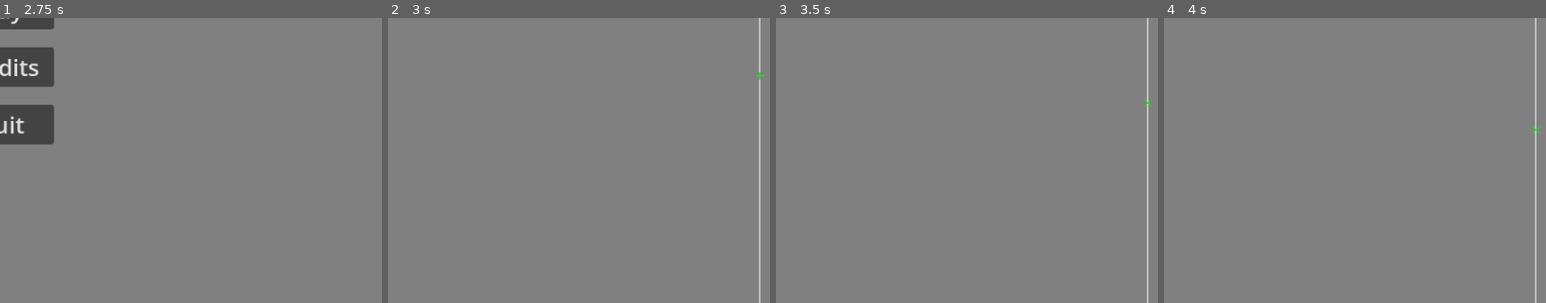
Above: before the commit, frames 1-4 (left to right).
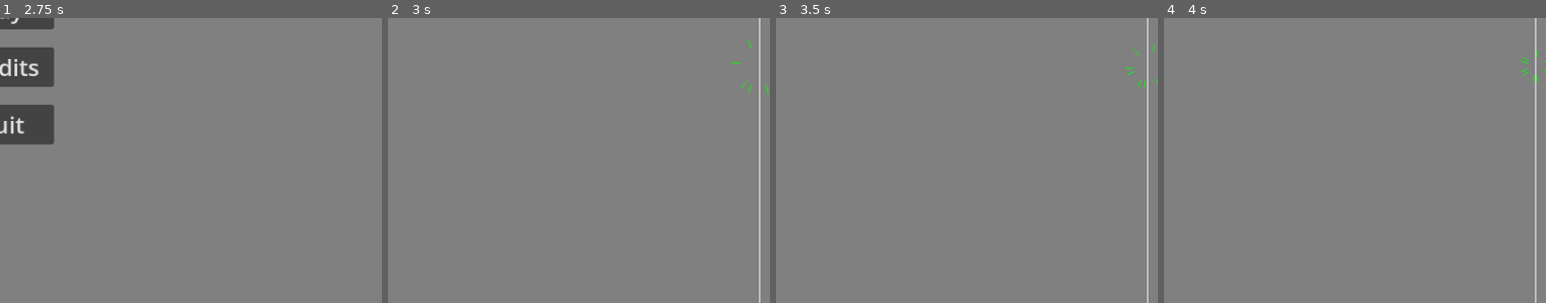
Above: after the commit, the same moments.

Repository: Habidakus/mirror-qix
Game: Godot game, scene res://Scenes/main.tscn
Two runs of this game, one before a commit and one after it. Both use one fixed random seed, a clock stepped at 60 frames per second and the inputs below.
Inputs (mouse positions are % of the whole screen's width and height, from its top left):
- Up to frame 1 (2.75 s): tap Enter at 0.5, 2 s; move the mouse to (72, 46) at 0.52 s; hold Right 0.53-1.28 s; click (72, 46) at 0.67 s; tap Space at 0.77, 1.25, 1.52 s; move the mouse to (30, 56) at 1.27 s; hold Down 1.28-2.03 s; move the mouse to (60, 28) at 2.02 s; hold Right from 2.03 s (still down)
- Up to frame 2 (3 s): release Right at 2.75 s; click "Play" at 2.75 s
- Up to frame 3 (3.5 s): no input
- Up to frame 4 (4 s): move the mouse to (45, 71) at 3.52 s; hold Up from 3.53 s (still down); click (45, 71) at 3.67 s; tap Space at 3.77 s
The pictures show only the part of the screen within x 50-100%, y 42-92%; the shares and areas given below are measured in that part.

Frame 1 is identical in both runs. In frame 2, less than 0.1% of the frame differs, in the area x 89-100%, y 7-27%; in frame 3, less than 0.1%; in frame 4, 0.1%, in the area x 93-100%, y 11-41%.

Commit message:
Have fuze respawn if trapped

Diff:
--- a/Scripts/Fuze.gd
+++ b/Scripts/Fuze.gd
@@ -5,17 +5,37 @@
 var pos_on_field : Vector2i
 var play_state : PlayState = null
 var rotate : float = 0
+var max_respawn_time : float = 2
+var respawn_remaining : float
+var current_state : FuzeState
 
-func _process(delta : float) -> void:
-	rotate += delta
+enum FuzeState {MOVING, RESPAWNING}
 
 func init(ps : PlayState) -> void:
 	play_state = ps
-	pos_on_field = play_state.point_opposite_player()
+	change_state(FuzeState.RESPAWNING)
+
+func change_state(new_state : FuzeState) -> void:
+	if new_state == FuzeState.RESPAWNING:
+		current_state = FuzeState.RESPAWNING
+		pos_on_field = play_state.point_opposite_player()
+		respawn_remaining = max_respawn_time
+	else:
+		current_state = FuzeState.MOVING
 
 func move_fuze(delta : float) -> void:
+	rotate += (delta * 1.5)
+	if current_state == FuzeState.RESPAWNING:
+		respawn_remaining -= delta
+		if respawn_remaining < 0:
+			change_state(FuzeState.MOVING)
+		return
+
 	var old_pos : Vector2i = pos_on_field
 	pos_on_field = get_new_pos(delta)
+	if current_state == FuzeState.RESPAWNING:
+		return
+
 	if (old_pos - pos_on_field).length() > 2:
 		print("Fuze teleported")
 
@@ -39,16 +59,24 @@
 				var start : Vector2i = play_state.outer_lines[i][0]
 				var end : Vector2i = play_state.outer_lines[i][1]
 				return advance_along(start, end, pos_on_field)
-	# TODO: Implement respawn
-	return play_state.point_opposite_player()
+
+	# The outer_line has been moved out from under us, teleport to opposite of player
+	change_state(FuzeState.RESPAWNING)
+	return pos_on_field
 
 func render(offset : Vector2) -> void:
 	var opp : Vector2 = offset + (pos_on_field as Vector2)
-	var rp : int = round(rotate) as int
-	var vfx_length : int = 4
-	if rp % 2 == 0:
-		play_state.draw_line(opp - Vector2(vfx_length, 0), opp + Vector2(vfx_length, 0), Color.GREEN)
-		play_state.draw_line(opp - Vector2(0, vfx_length), opp + Vector2(0, vfx_length), Color.GREEN)
-	elif rp % 2 == 1:
-		play_state.draw_line(opp - Vector2(vfx_length, vfx_length), opp + Vector2(vfx_length, vfx_length), Color.GREEN)
-		play_state.draw_line(opp - Vector2(-vfx_length, vfx_length), opp + Vector2(-vfx_length, vfx_length), Color.GREEN)
+	var spine_count : int = 3
+	if current_state == FuzeState.RESPAWNING:
+		spine_count *= 3
+	for spine in range(0, spine_count):
+		var dir = Vector2(cos(rotate + spine), sin(rotate + spine))
+		if current_state == FuzeState.RESPAWNING:
+			var out_spin : float = 25.0 * respawn_remaining / max_respawn_time
+			var vfx_length : float = 6 + (4 * respawn_remaining / max_respawn_time)
+			var start : Vector2 = opp + dir * out_spin
+			var end : Vector2 = start + dir * vfx_length
+			play_state.draw_line(start, end, Color.GREEN)
+		else:
+			var vfx_length : float = 6
+			play_state.draw_line(opp + dir * vfx_length, opp - dir * vfx_length, Color.GREEN)
